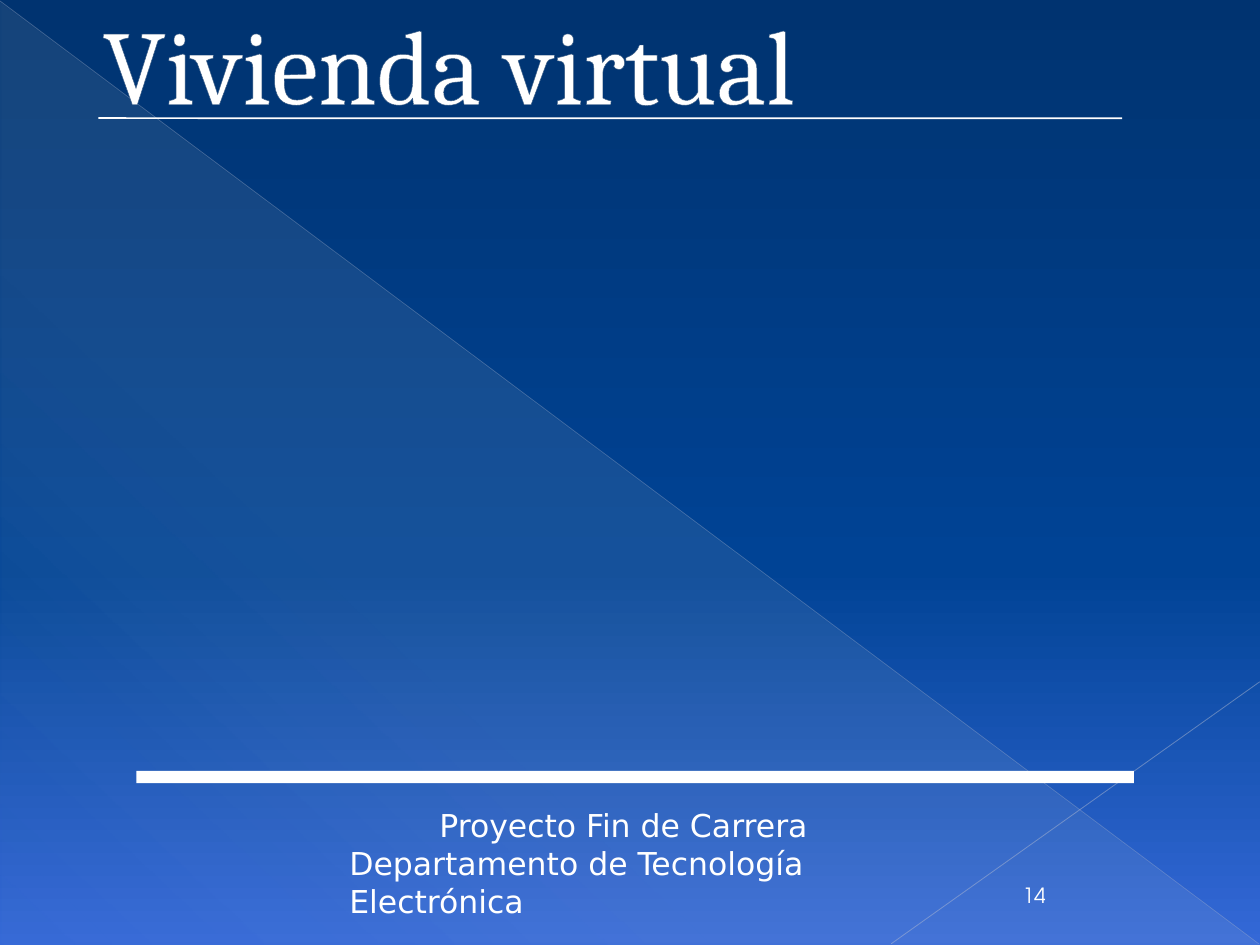
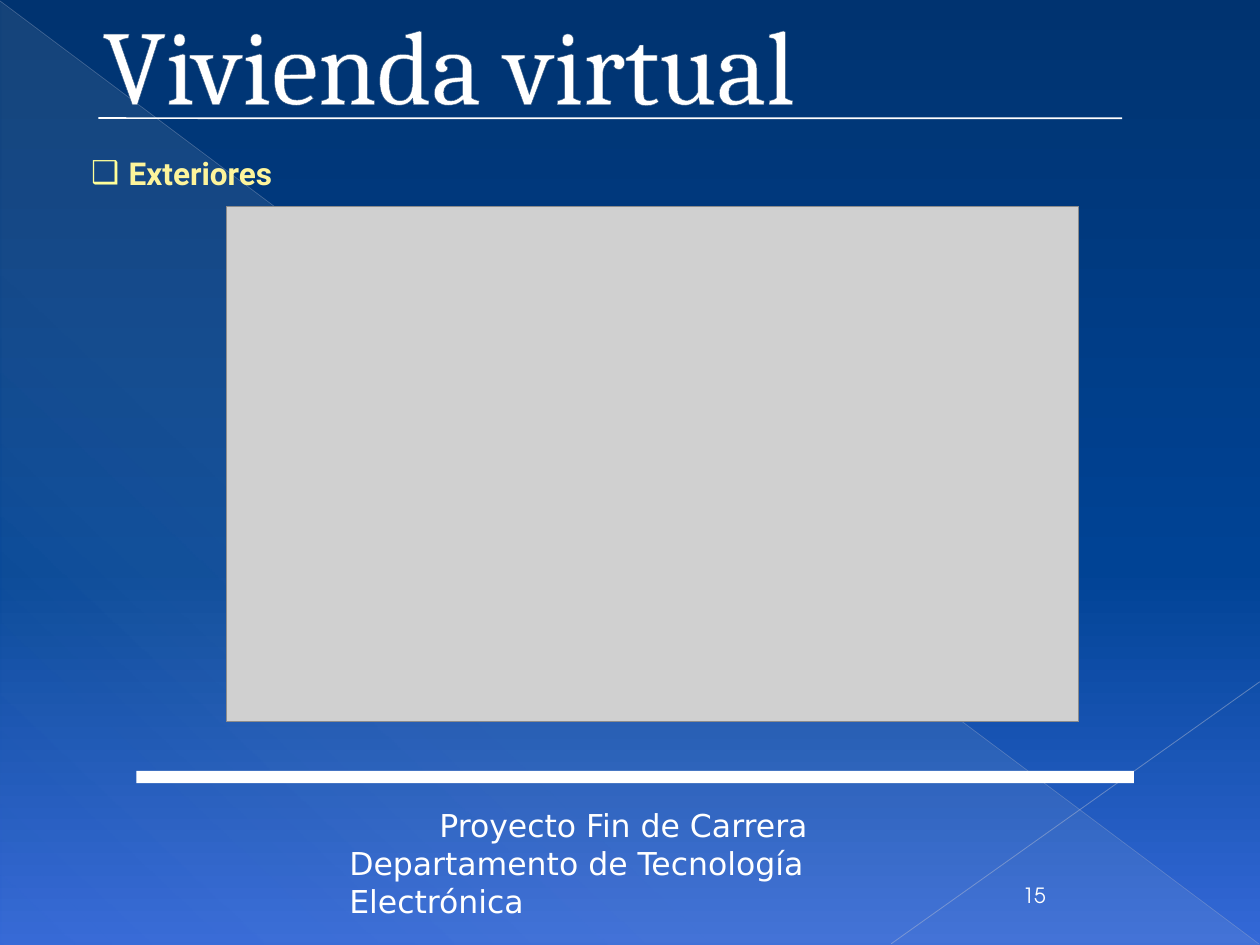
Before and after one commit to mjromper/test, a slide deck: slide 15 of DOCUMENTACION/presentacion/presentacionPFC27.pptx (slide 14 before the commit). Drawn at 1260x945 pixels with LibreOffice and Linux fonts; fonts in the diff are those of the drawing; grey boxes stand for pictures; background and template pictures are left out. Boxes give left, top, right and bottom in pixels: in the first picture for what was removed or moved away, otherwise in the second. Text is boxed around its words. In the diff, an @@ line names an element or a change of style, - is before the commit and + after.

```diff
--- a/DOCUMENTACION/presentacion/presentacionPFC27.pptx
+++ b/DOCUMENTACION/presentacion/presentacionPFC27.pptx
@@ text added at <box>129,161,272,190</box>, 18 pt, text #FDF49B, bold @@
+❑ Exteriores
@@ picture added at <box>227,207,1080,722</box> @@
@@ page number at <box>1023,887,1046,903</box>: text changed @@
-14
+15
```
Also in this commit, not shown: 9 other slides changed, 5 slides added, 1 slide removed.
